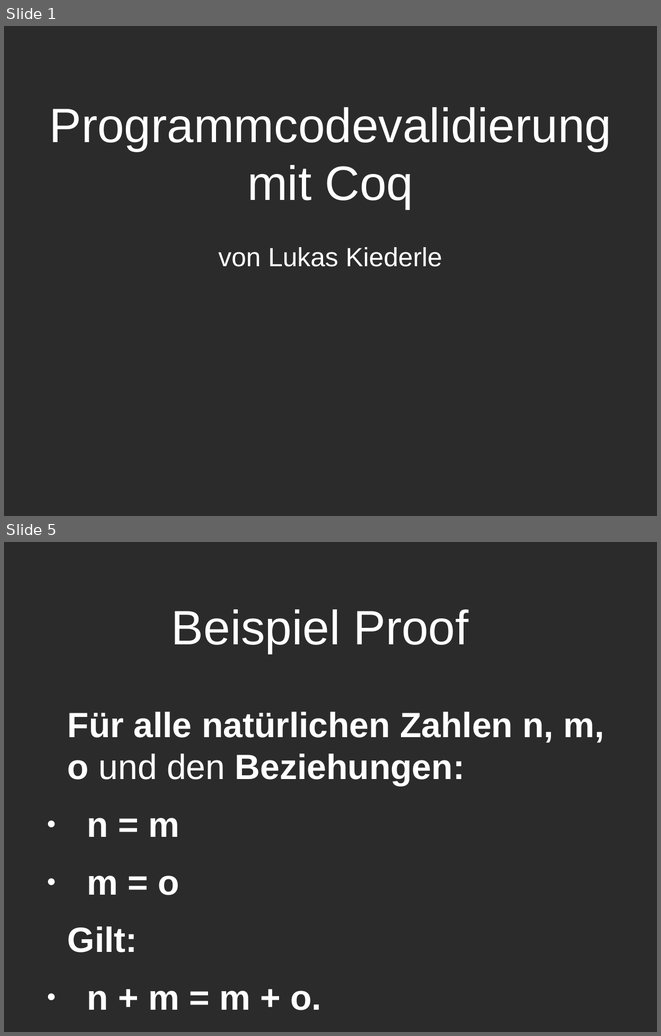
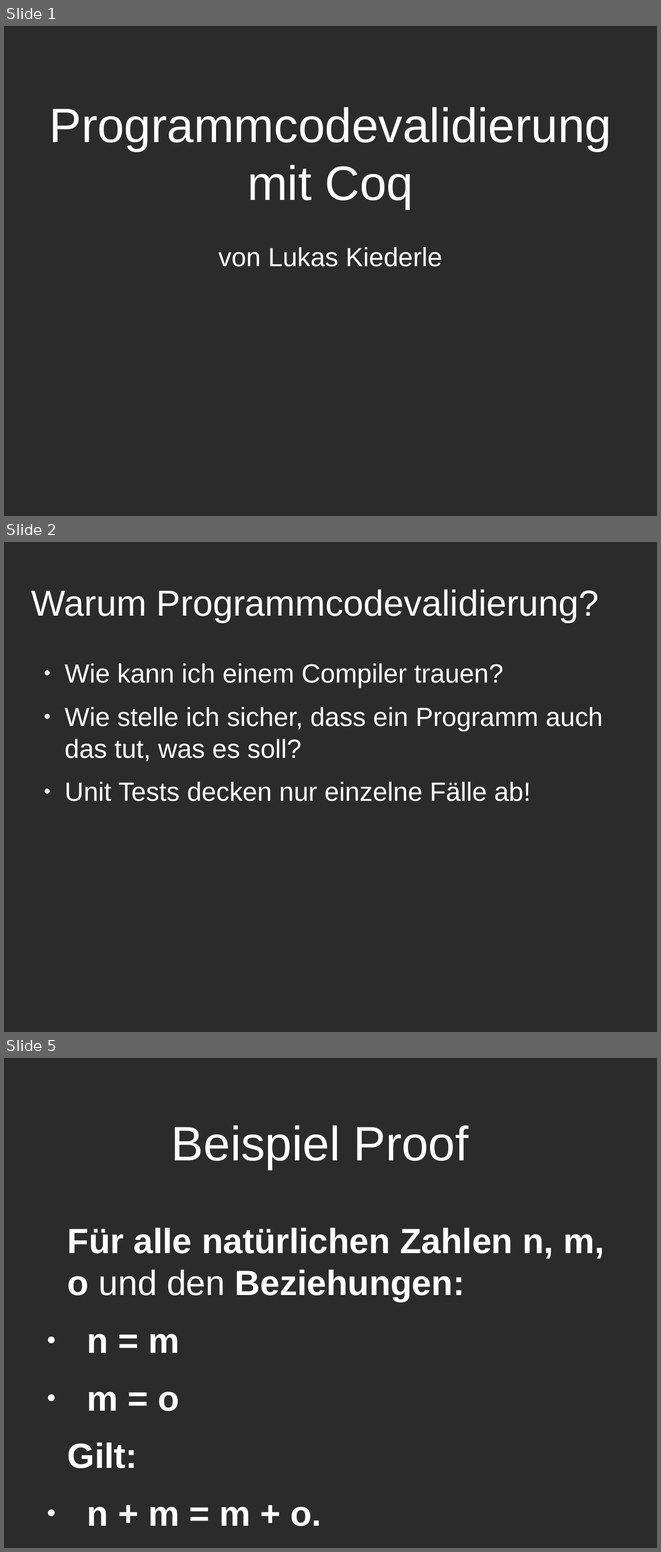
Before and after one commit to LukasKiederle/seminar-coq, a slide deck: presentation.odp. Shown one above the other, each under a label of ours: slides 1 and 5 before the commit, slides 1, 2 and 5 after it; the slides between them are not shown. The pictures are 661x1036 and 661x1552 pixels, drawn with LibreOffice and Linux fonts; fonts in the diff are those of the drawing; background and template pictures are left out; a plain dark background stands for a picture behind light text. Boxes give left, top, right and bottom in pixels: in the first picture for what was removed or moved away, otherwise in the second. Text is boxed around its words. In the diff, an @@ line names an element or a change of style, - is before the commit and + after.

```diff
--- a/presentation.odp
+++ b/presentation.odp
@@ slide 2 added at box(4, 542, 657, 1032), background picture (left out) @@
@@ title added at box(32, 589, 599, 623), 44 pt, text #FFFFFF @@
+Warum Programmcodevalidierung?
@@ text added at box(64, 663, 603, 801), 32 pt, text #FFFFFF @@
+● Wie kann ich einem Compiler trauen?
+● Wie stelle ich sicher, dass ein Programm auch das tut, was es soll?
+● Unit Tests decken nur einzelne Fälle ab!
```
Also in this commit, not shown: 2 other slides added, 2 other files.
